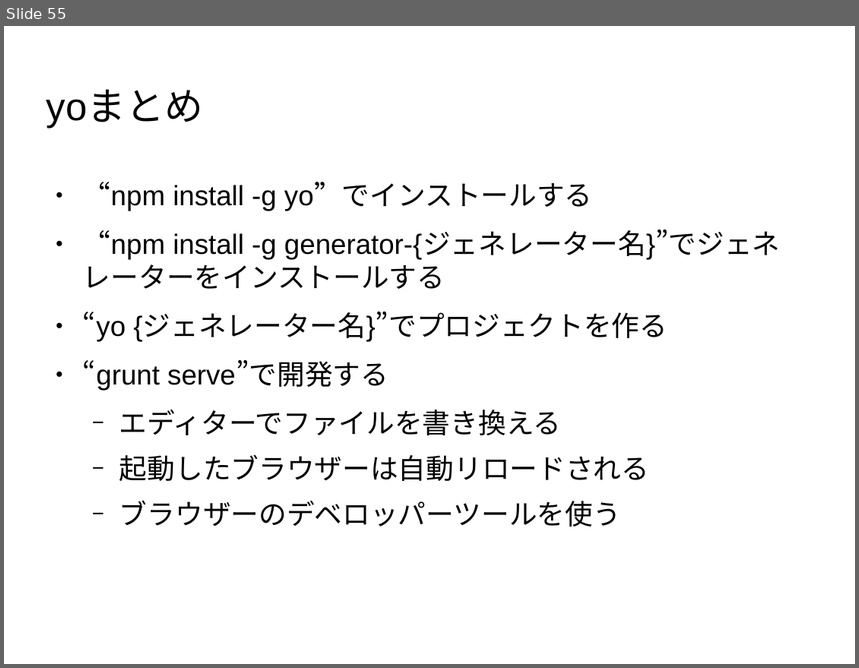
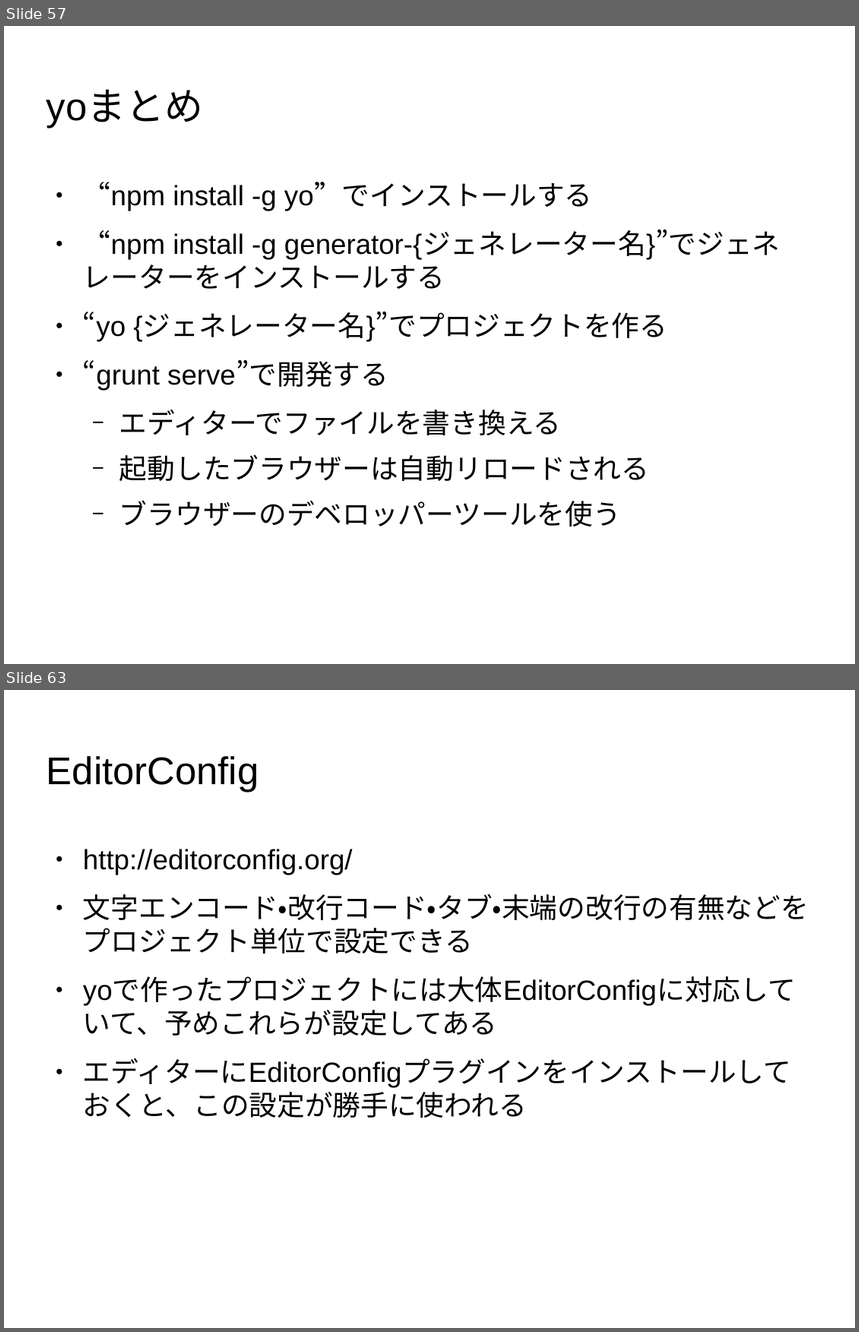
Before and after one commit to masakura/yeoman-presentation, a slide deck: yeoman-presentation.odp. Shown one above the other, each under a label of ours: slide 55 before the commit, slides 57 and 63 after it; the slides between them are not shown. The pictures are 859x668 and 859x1332 pixels, drawn with LibreOffice and Linux fonts; fonts in the diff are those of the drawing; background and template pictures are left out. Boxes give left, top, right and bottom in pixels: in the first picture for what was removed or moved away, otherwise in the second. Text is boxed around its words. In the diff, an @@ line names an element or a change of style, - is before the commit and + after.

Commit message:
便利なエディタープラグインを追記

```diff
--- a/yeoman-presentation.odp
+++ b/yeoman-presentation.odp
@@ slide 63 added at (x1=4, y1=690, x2=855, y2=1328), background picture (left out) @@
@@ title added at (x1=47, y1=756, x2=259, y2=792), 36 pt, text #000000 @@
+EditorConfig
@@ text added at (x1=83, y1=849, x2=809, y2=1118), 26 pt, text #000000 @@
+● http://editorconfig.org/
+● 文字エンコード・改行コード・タブ・末端の改行の有無などをプロジェクト単位で設定できる
+● yoで作ったプロジェクトには大体EditorConfigに対応していて、予めこれらが設定してある
+● エディターにEditorConfigプラグインをインストールしておくと、この設定が勝手に使われる
@@ what was slide 55 is now slide 57 @@
```
Also in this commit, not shown: 3 slides changed, 11 other slides added.
